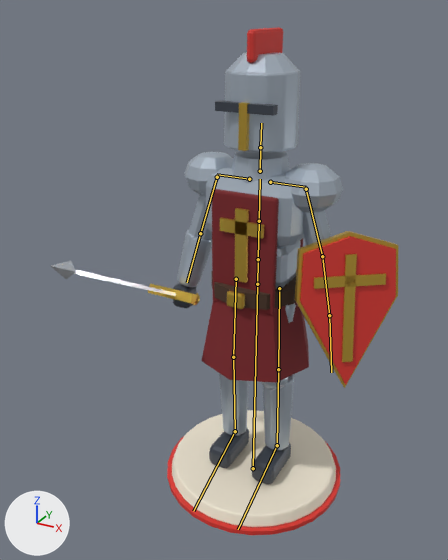
Two versions of the glTF model art/export/Knights_Pawn.glb, one commit apart.
One viewpoint serves both versions: a 50 mm lens placed at (1.11, -2.34, 2.21), pointed at (-0.04, -0.24, 1.16). Every picture has the same lights, and +X, +Y and +Z are marked at lower left. The picture after the commit comes second. The bones that change, and the others that lie on the model, are drawn over the model as lines.

Names of what the first picture shows: 'Knights_Pawn_Mesh'.
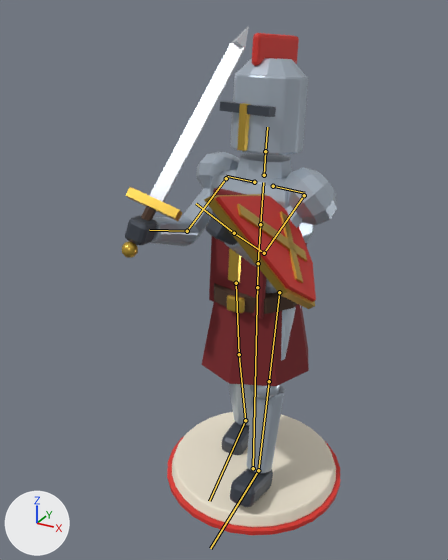
The newer file adds an action. The first version stands in its rest pose; the second is drawn at frame 5 of the action 'Shoot'.

Location of each change, [x1, y1, x2, y2] in pixels of the pictures (448 x 560 px):
'Knights_Pawn_Mesh', posed (37% narrower)
    before: [51, 27, 398, 535]
    after: [122, 26, 340, 535]
bone 'hips', root to tip
    before: (257, 284) to (258, 261)
    after: (257, 287) to (258, 265)
bone 'spine', root to tip
    before: (258, 259) to (259, 221)
    after: (258, 263) to (260, 224)
bone 'upper_arm.L', root to tip
    before: (306, 189) to (322, 256)
    after: (304, 195) to (264, 253)
bone 'forearm.L', root to tip
    before: (322, 256) to (329, 315)
    after: (264, 253) to (234, 233)
bone 'upper_arm.R', root to tip
    before: (217, 177) to (200, 233)
    after: (226, 178) to (187, 231)
bone 'forearm.R', root to tip
    before: (200, 233) to (187, 282)
    after: (187, 231) to (149, 230)
bone 'thigh.L', root to tip
    before: (279, 288) to (278, 369)
    after: (279, 292) to (269, 381)
bone 'thigh.R', root to tip
    before: (236, 279) to (233, 357)
    after: (236, 283) to (239, 354)

The edits, one by one:
Bone 'hips' (bone_hips) moves from (0.0, 0.0, 0.0) to (0.0, -0.02, 0.0).
Bone 'spine' (bone_spine) turns from (0, 0, 0) to (-4, -12, 0) degrees about its own x, y and z.
Bone 'upper_arm.L' (bone_upper_arm_l) turns from (0, 0, 0) to (42, 0, -28) degrees about its own x, y and z.
Bone 'forearm.L' (bone_forearm_l) turns from (0, 0, 0) to (72, 0, 0) degrees about its own x, y and z.
Bone 'upper_arm.R' (bone_upper_arm_r) turns from (0, 0, 0) to (35, 0, 0) degrees about its own x, y and z.
Bone 'forearm.R' (bone_forearm_r) turns from (0, 0, 0) to (62, 0, 0) degrees about its own x, y and z.
Bone 'thigh.L' (bone_thigh_l) turns from (0, 0, 0) to (14, 0, 0) degrees about its own x, y and z.
Bone 'thigh.R' (bone_thigh_r) turns from (0, 0, 0) to (-8, 0, 0) degrees about its own x, y and z.
